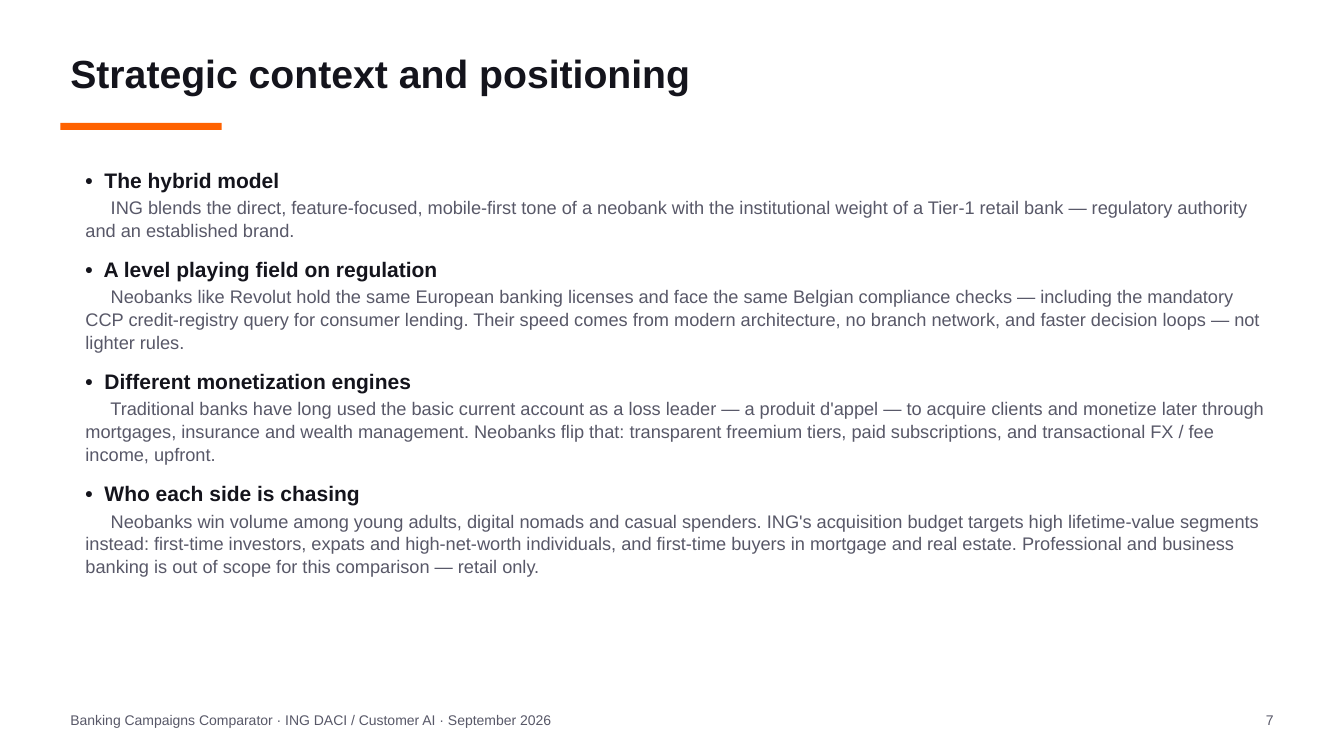
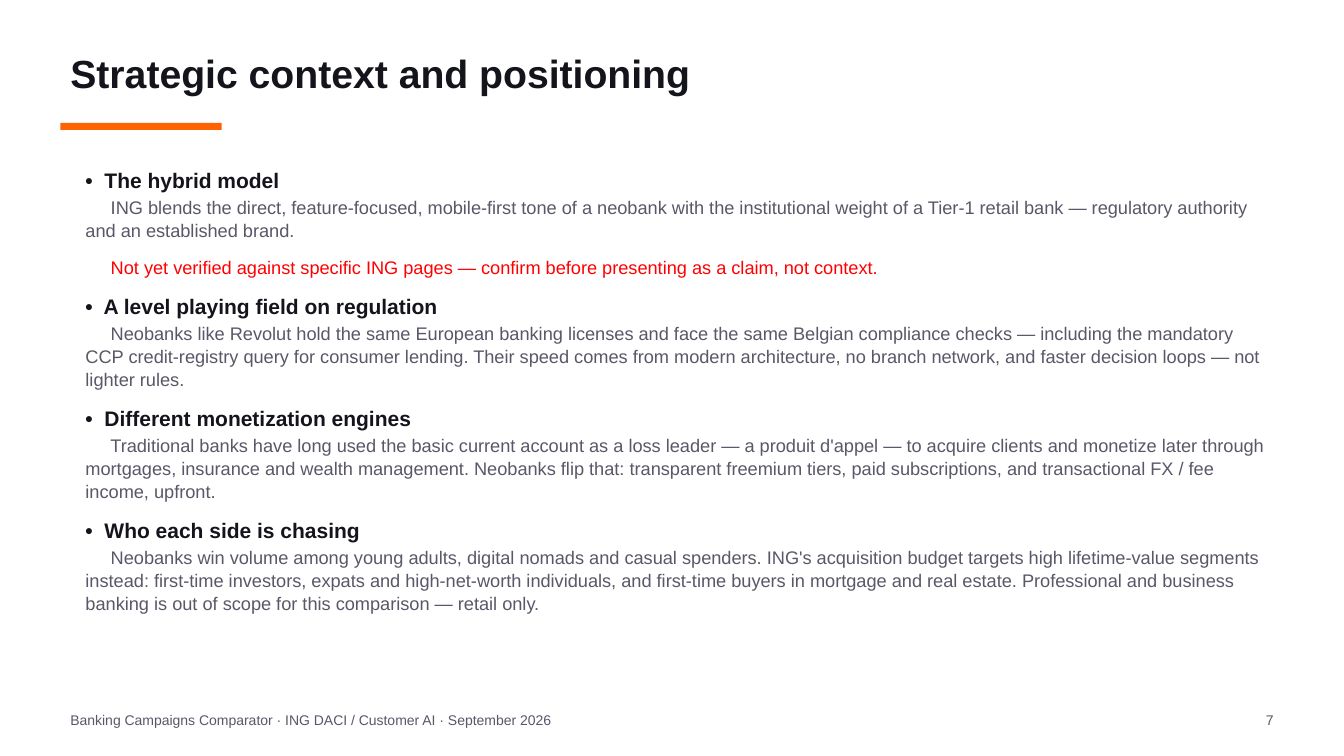
Before and after one commit to Siegried81/ing-usecase, a slide deck: slide 7 of docs/Banking_Campaigns_Comparator.pptx. Drawn at 1344x756 pixels with LibreOffice and Linux fonts; fonts in the diff are those of the drawing. Boxes give left, top, right and bottom in pixels: in the first picture for what was removed or moved away, otherwise in the second. Text is boxed around its words. In the diff, an @@ line names an element or a change of style, - is before the commit and + after.

```diff
--- a/docs/Banking_Campaigns_Comparator.pptx
+++ b/docs/Banking_Campaigns_Comparator.pptx
@@ text at (111, 260, 878, 278): paragraph added @@
+Not yet verified against specific ING pages — confirm before presenting as a claim, not context.
```
Also in this commit, not shown: 25 other slides changed, 1 slide removed.
